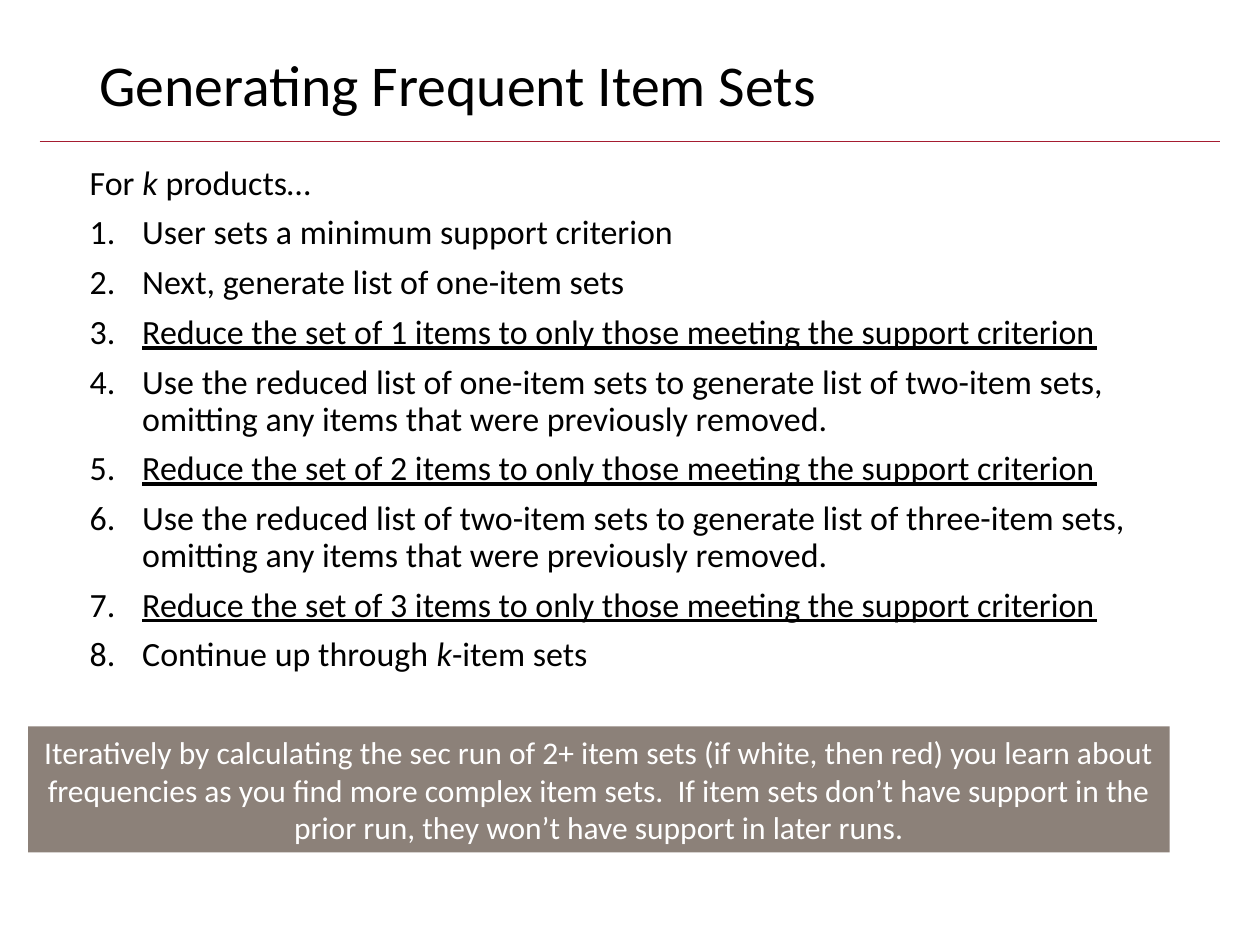
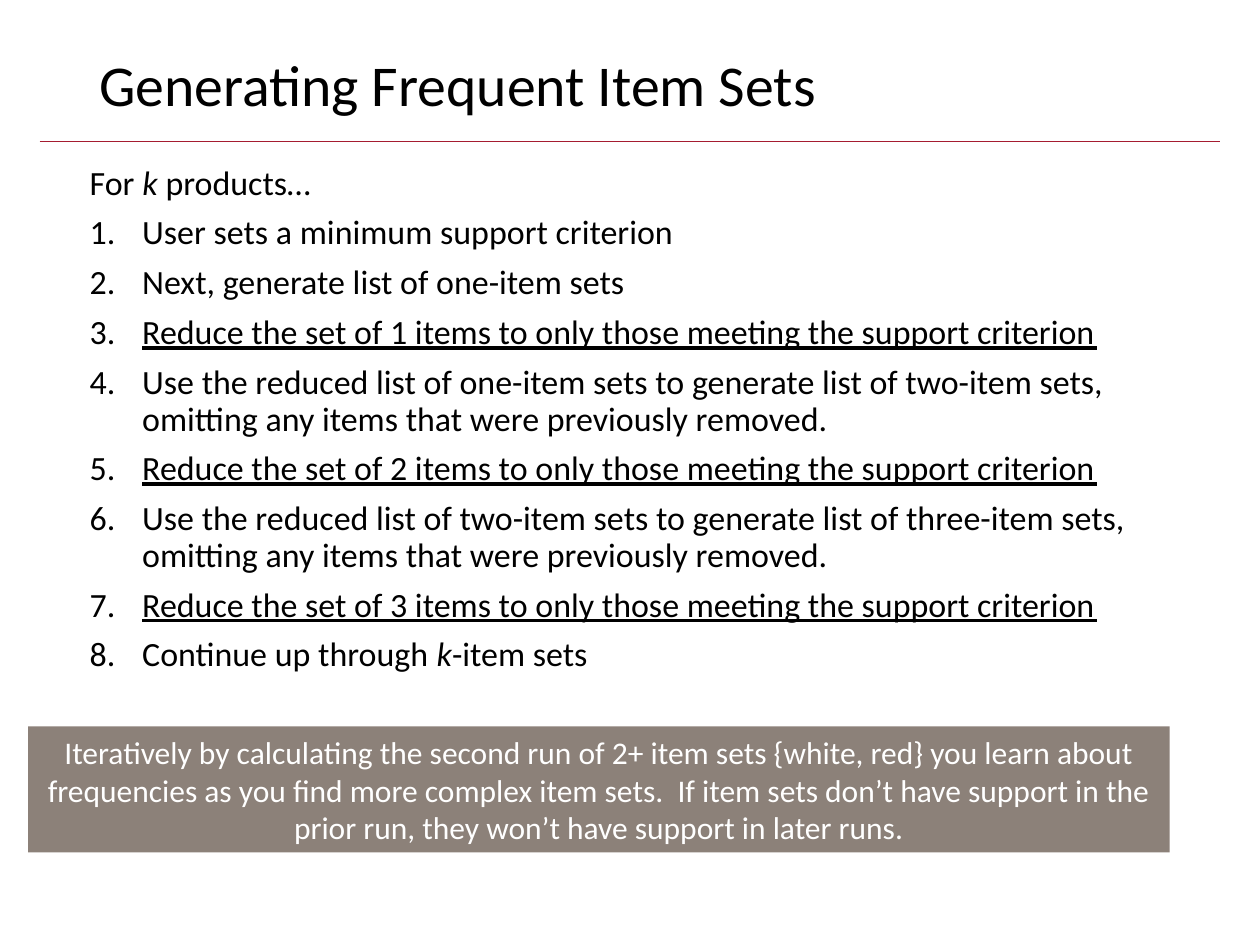
Before and after one commit to kwartler/Harvard_DataMining_Business_Student, a slide deck: slide 23 of Lessons/M_unsupervised/AssociationRules_CollaborativeFiltering.pptx. Drawn at 1260x945 pixels with LibreOffice and Linux fonts; fonts in the diff are those of the drawing; background and template pictures are left out. Boxes give left, top, right and bottom in pixels: in the first picture for what was removed or moved away, otherwise in the second. Text is boxed around its words. In the diff, an @@ line names an element or a change of style, - is before the commit and + after.

```diff
--- a/Lessons/M_unsupervised/AssociationRules_CollaborativeFiltering.pptx
+++ b/Lessons/M_unsupervised/AssociationRules_CollaborativeFiltering.pptx
@@ text in rectangle at [48,741,1149,844]: text changed @@
-Iteratively by calculating the sec run of 2+ item sets (if white, then red) you learn about frequencies as you find more complex item sets. If item sets don’t have support in the prior run, they won’t have support in later runs.
+Iteratively by calculating the second run of 2+ item sets {white, red} you learn about frequencies as you find more complex item sets. If item sets don’t have support in the prior run, they won’t have support in later runs.
```
Also in this commit, not shown: 34 other slides changed, 15 other files.
